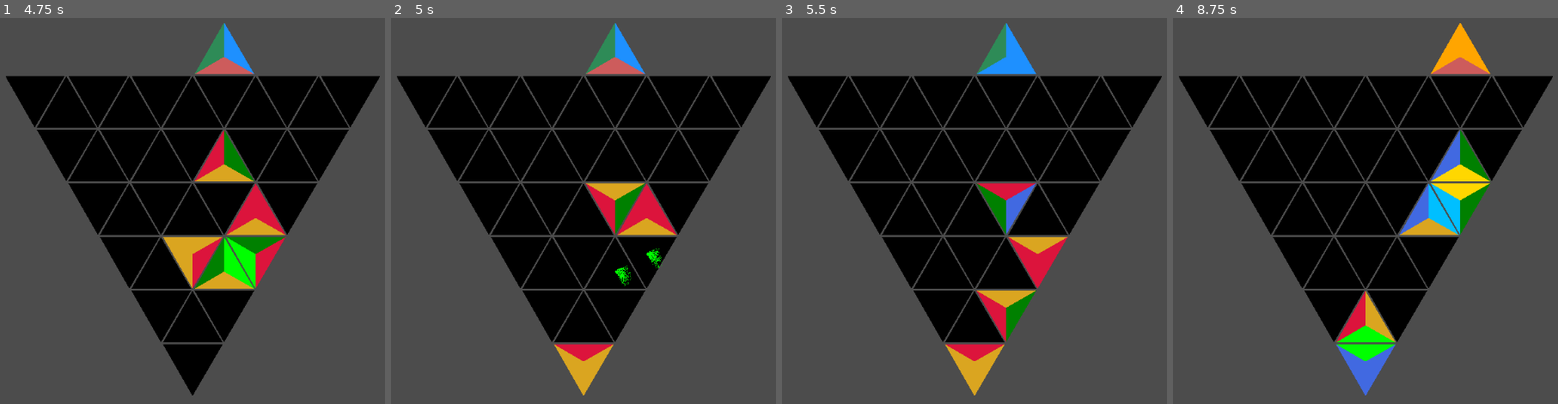
Above: before the commit, frames 1-4 (left to right).
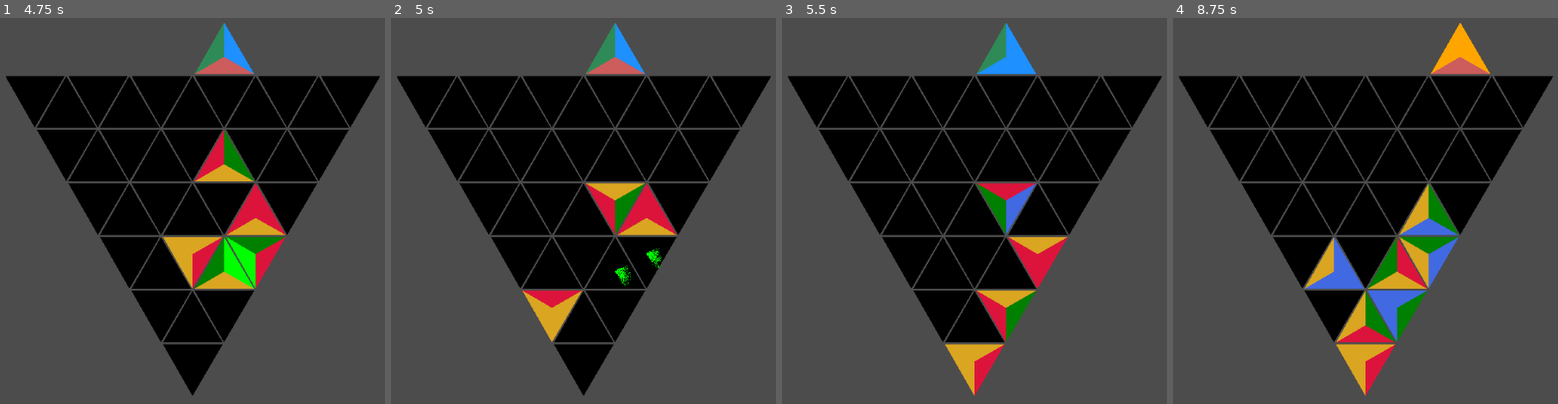
Above: after the commit, the same moments.

Repository: BoatsandJoes/tri-twist
Game: Godot game, scene res://scenes/Main.tscn
Two runs of this game, one before a commit and one after it. Both use one fixed random seed, a clock stepped at 60 frames per second and the inputs below.
Inputs (mouse positions are in pixels of both pictures, inside the frame that each line leads up to):
- Up to frame 1 (4.75 s): tap Enter (ui_accept) at 0.5, 0.77, 1.52, 3.02, 3.77, 4.52 s; move the mouse to (161, 346) at 0.52 s; hold Right (ui_right) 0.53-1.28 s; click (161, 346) at 0.67 s; move the mouse to (130, 292) at 1.27 s; hold Down (ui_down) 1.28-2.03 s; click (130, 292) at 1.42 s; move the mouse to (161, 342) at 2.02 s; hold Right (ui_right) 2.03-2.78 s; click (161, 342) at 2.17 s; move the mouse to (196, 292) at 2.77 s; hold Up (ui_up) 2.78-3.53 s; click (196, 292) at 2.92 s; move the mouse to (100, 238) at 3.52 s; hold Left (ui_left) from 3.53 s (still down); click (100, 238) at 3.67 s; move the mouse to (130, 288) at 4.27 s; click (130, 288) at 4.42 s
- Up to frame 2 (5 s): keep holding Left (ui_left)
- Up to frame 3 (5.5 s): move the mouse to (943, 238) at 5.02 s; release Left (ui_left) at 5.03 s; hold Down (ui_down) from 5.03 s (still down); click (943, 238) at 5.17 s
- Up to frame 4 (8.75 s): move the mouse to (1369, 288) at 5.77 s; release Down (ui_down) at 5.78 s; hold Right (ui_right) 5.78-6.53 s; click (1369, 288) at 5.92 s; tap Enter (ui_accept) at 6.02, 6.77, 7.52 s; move the mouse to (1400, 238) at 6.52 s; hold Up (ui_up) 6.53-7.28 s; click (1400, 238) at 6.67 s; move the mouse to (1242, 183) at 7.27 s; hold Right (ui_right) 7.28-8.03 s; click (1242, 183) at 7.42 s; move the mouse to (1273, 234) at 8.02 s; hold Down (ui_down) from 8.03 s (still down); click (1273, 234) at 8.17 s

Frame 1 is identical in both runs. In frame 2, 2.2% of the frame differs, in the area x 34-58%, y 70-98%; in frame 3, 0.7%; in frame 4, 9.6%, in the area x 34-83%, y 28-98%.

Commit message:
Fix inertia.

Diff:
--- a/scenes/TriangleCell.gd
+++ b/scenes/TriangleCell.gd
@@ -304,10 +304,13 @@
 	if pointFacingUp:
 		emptyCell = get_parent().get_neighbor(rowIndex, columnIndex, Direction.VERTICAL)
 		direction = Direction.VERTICAL
-	#elif tumbleDirection == Direction.LEFT || tumbleDirection == Direction.RIGHT:
+	elif tumbleDirection == Direction.LEFT || tumbleDirection == Direction.RIGHT:
 		# Inertia on precarious/tumbling pieces TODO this doesn't work
-		#emptyCell = get_parent().get_neighbor(rowIndex, columnIndex, tumbleDirection)
-		#direction = tumbleDirection
+		emptyCell = get_parent().get_neighbor(rowIndex, columnIndex, tumbleDirection)
+		if tumbleDirection == Direction.LEFT:
+			direction = Direction.RIGHT
+		elif tumbleDirection == Direction.RIGHT:
+			direction = Direction.LEFT
 	else:
 		# Fall down
 		emptyCell = get_parent().get_neighbor(rowIndex, columnIndex, Direction.VERTICAL_POINT)
Not shown, changed: README.md
